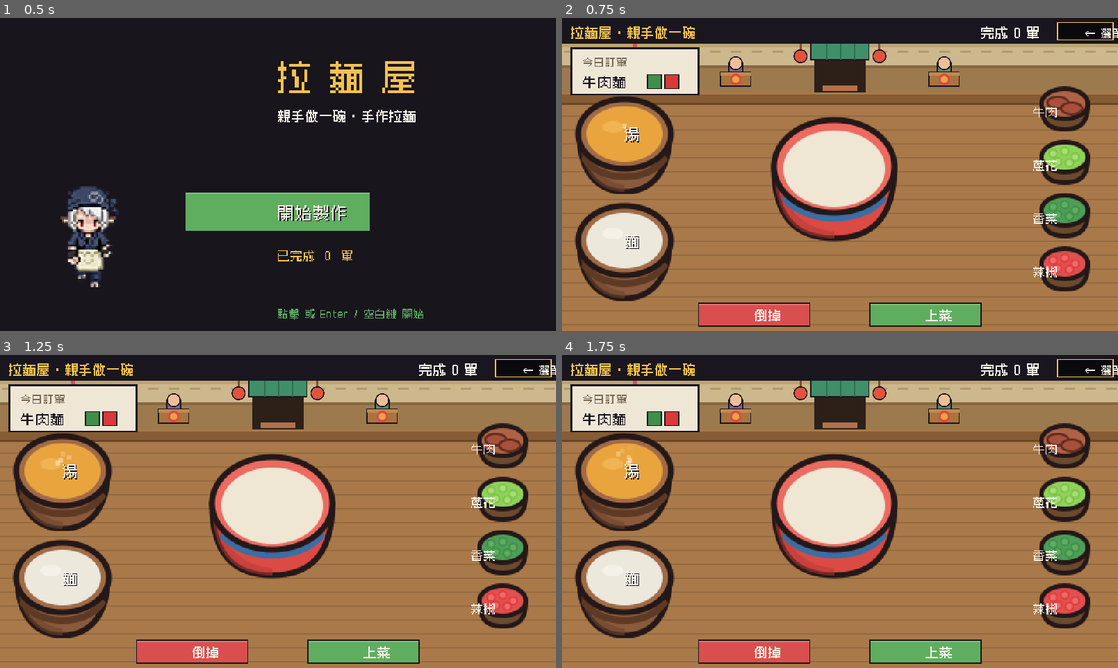
Above: before the commit, frames 1-4 (two rows, left to right).
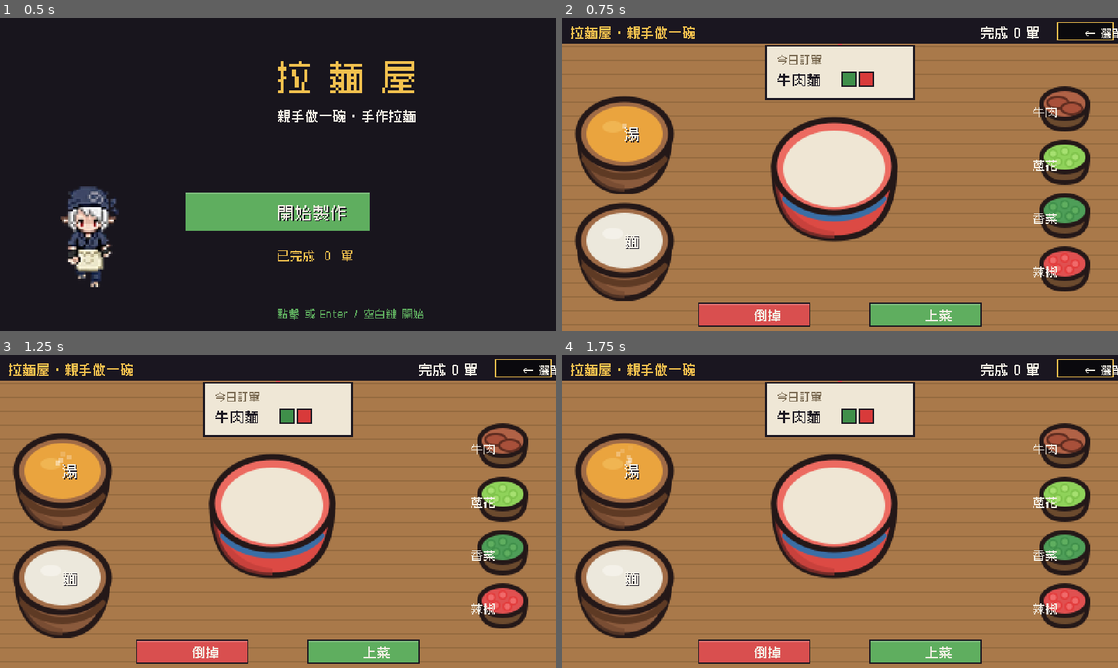
Above: after the commit, the same moments.

Repository: meloalright/ramen-ya
Game: Godot game, scene res://scenes/Menu.tscn
Two runs of this game, one before a commit and one after it. Both use one fixed random seed, a clock stepped at 60 frames per second and the inputs below.
Inputs (mouse positions are in pixels of both pictures, inside the frame that each line leads up to):
- Up to frame 1 (0.5 s): no input
- Up to frame 2 (0.75 s): tap Enter at 0.5 s; move the mouse to (962, 158) at 0.52 s; hold D from 0.53 s (still down); tap M at 0.6 s; click (962, 158) at 0.67 s
- Up to frame 3 (1.25 s): keep holding D; tap Space at 0.77 s
- Up to frame 4 (1.75 s): release D at 1.25 s; tap Space at 1.25 s; drag from (728, 527) to (812, 574) at 1.27 s

Frame 1 is identical in both runs. In frame 2, 15% of the frame differs, in the area x 0-100%, y 8-28%; in frame 3, 15%; in frame 4, 15%.

Commit message:
Revert "feat(cook): show the shop interior (玄关 + dining tables) behind the counter"
This reverts commit 539b6c9c4c9dfe41f69fc4a79abe90094c906809.

Diff:
--- a/scripts/Main.gd
+++ b/scripts/Main.gd
@@ -611,9 +611,6 @@
 	for y in range(0, H, 12):
 		draw_rect(Rect2(0, y, W, 1), COL_WOOD_D)
 
-	# the shop interior behind the prep counter (玄关 + dining tables)
-	_draw_shopfront()
-
 	# the single order ticket, pinned at the top
 	_draw_order_ticket()
 
@@ -651,54 +648,10 @@
 	_text("完成 " + str(served) + " 單", Vector2(W - 118, 16), 11, COL_WHITE)
 
 
-func _draw_shopfront() -> void:
-	var by := 64.0                              # counter front edge (dining ↑ / desk ↓)
-	# back wall + a subtle tile trim
-	draw_rect(Rect2(0, 22, W, by - 22), Color("cdb78c"))
-	draw_rect(Rect2(0, 22, W, 3), Color("bda474"))
-	for x in range(2, W, 18):
-		draw_rect(Rect2(x, 28, 9, 2), Color("b49a6a"))
-	# dining floor
-	draw_rect(Rect2(0, 41, W, by - 41), Color("9c7a4e"))
-	draw_rect(Rect2(0, 41, W, 2), Color("866840"))
-	# dining tables flanking the entrance
-	_draw_dine_table(Vector2(150, 52), Color("8a5e9a"))
-	_draw_dine_table(Vector2(330, 52), Color("5e8a6a"))
-	# 玄关 entrance: doorway + green noren + paper lanterns + mat
-	var dx := 240.0
-	draw_rect(Rect2(dx - 22, 24, 44, by - 24), Color("2c2018"))
-	draw_rect(Rect2(dx - 25, 22, 50, 14), Color("3f8f6a"))
-	draw_rect(Rect2(dx - 25, 22, 50, 14), COL_INK, false, 1.0)
-	for s in [-12, 0, 12]:
-		draw_rect(Rect2(dx + s, 22, 1, 14), Color("2f6e50"))
-	for lx in [dx - 34, dx + 34]:
-		draw_rect(Rect2(lx - 1, 22, 2, 5), Color("7a5230"))
-		draw_circle(Vector2(lx, 33), 6, COL_INK)
-		draw_circle(Vector2(lx, 33), 5, Color("e2533f"))
-	draw_rect(Rect2(dx - 15, by - 6, 30, 5), Color("b5704a"))
-	# counter front ledge
-	draw_rect(Rect2(0, by, W, 9), Color("875c34"))
-	draw_rect(Rect2(0, by, W, 2), Color("a87a48"))
-	draw_rect(Rect2(0, by + 9, W, 2), Color("6a4628"))
-
-
-func _draw_dine_table(c: Vector2, cloth: Color) -> void:
-	# a seated diner behind a small top-down table with a bowl
-	draw_rect(Rect2(c.x - 6, c.y - 13, 12, 8), cloth)
-	draw_rect(Rect2(c.x - 6, c.y - 13, 12, 8), COL_INK, false, 1.0)
-	draw_circle(c + Vector2(0, -13), 6, COL_INK)
-	draw_circle(c + Vector2(0, -13), 5, Color("ecc096"))
-	draw_rect(Rect2(c.x - 13, c.y - 5, 26, 12), Color("a9743f"))
-	draw_rect(Rect2(c.x - 13, c.y - 5, 26, 12), COL_INK, false, 1.0)
-	draw_rect(Rect2(c.x - 13, c.y - 5, 26, 3), Color("c08a4e"))
-	draw_circle(c + Vector2(0, 1), 5, Color("dc4a44"))
-	draw_circle(c + Vector2(0, 1), 3, Color("eaa43e"))
-
-
 func _draw_order_ticket() -> void:
 	if order.is_empty():
 		return
-	var r := Rect2(8, 26, 110, 40)
+	var r := Rect2(176, 24, 128, 46)
 	draw_rect(Rect2(r.position.x + r.size.x / 2 - 2, r.position.y - 4, 4, 6), COL_RED)   # pin
 	draw_rect(r, Color("efe7d6"))
 	draw_rect(r, COL_INK, false, 1.5)
